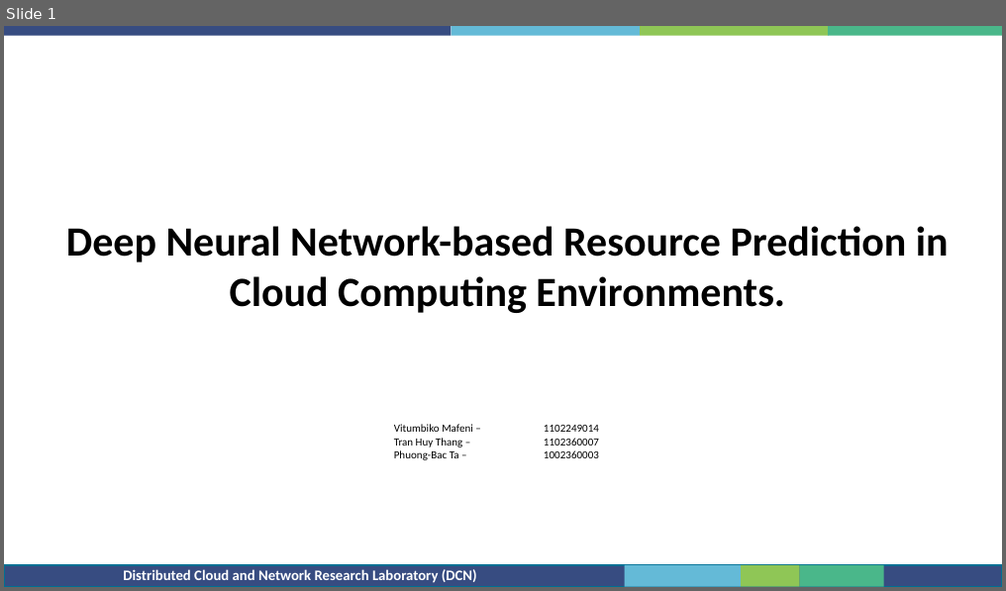
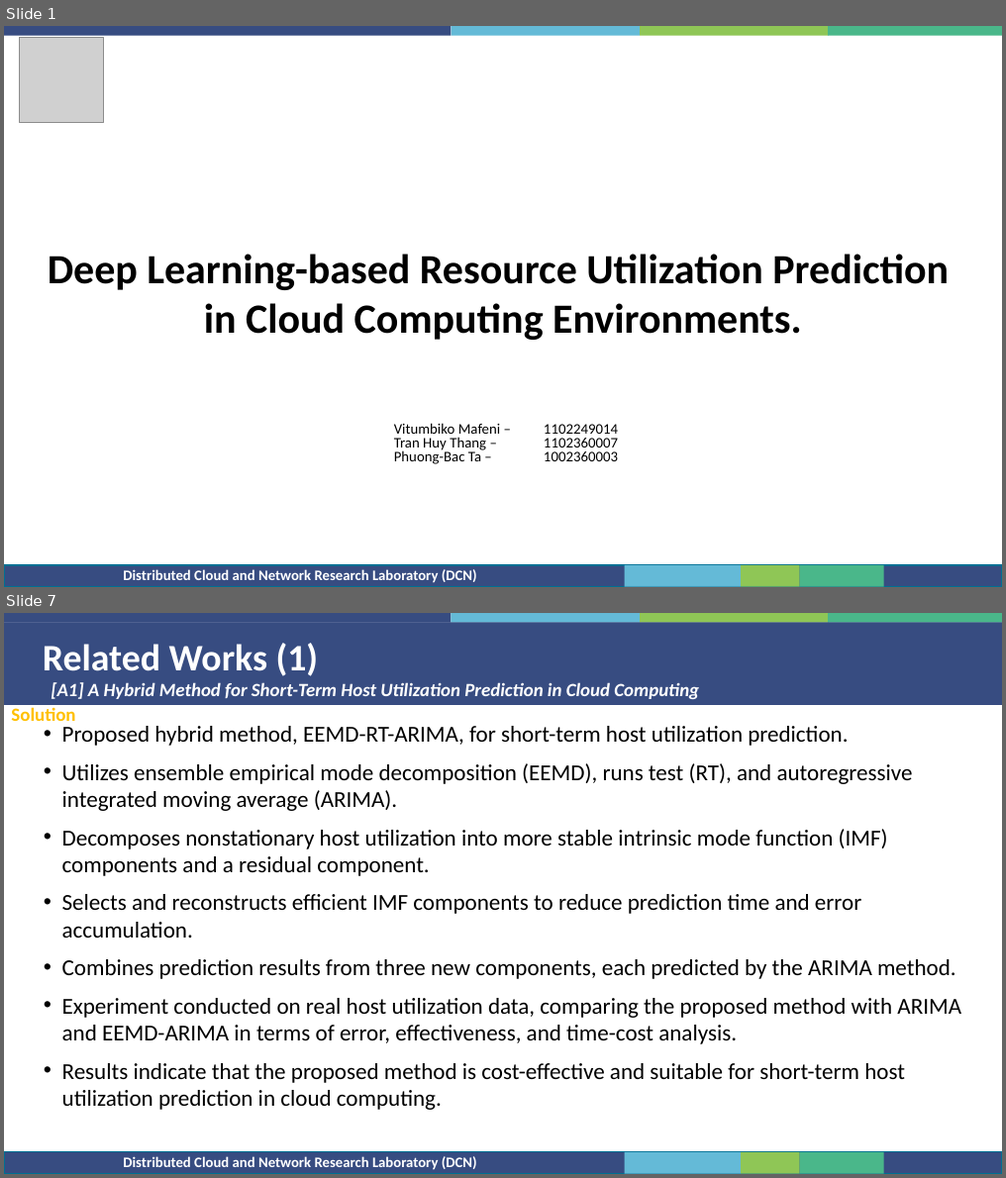
Before and after one commit to bactp/ml-class-project-20232, a slide deck: Integrated-Project.pptx. Shown one above the other, each under a label of ours: slide 1 before the commit, slides 1 and 7 after it; the slides between them are not shown. The pictures are 1006x591 and 1006x1178 pixels, drawn with LibreOffice and Linux fonts; fonts in the diff are those of the drawing; grey boxes stand for pictures; background and template pictures are left out. Boxes give left, top, right and bottom in pixels: in the first picture for what was removed or moved away, otherwise in the second. Text is boxed around its words. In the diff, an @@ line names an element or a change of style, - is before the commit and + after.

```diff
--- a/Integrated-Project.pptx
+++ b/Integrated-Project.pptx
@@ slide 7 added at [4, 613, 1002, 1174], background #FFFFFF; not listed: 7 template elements that a slide beside it also shows @@
@@ rectangle added at [4, 622, 1002, 704], fill #384C81 @@
@@ text added at [43, 643, 319, 676], 36 pt, text #FFFFFF, bold @@
+Related Works (1)
@@ title added at [51, 682, 699, 699], 18 pt, text #FFFFFF, bold, italic @@
+[A1] A Hybrid Method for Short-Term Host Utilization Prediction in Cloud Computing
@@ text added at [11, 707, 75, 721], 18 pt, text #FFC000, bold @@
+Solution
@@ text added at [62, 726, 961, 1110], 22 pt, text #000000 @@
+• Proposed hybrid method, EEMD-RT-ARIMA, for short-term host utilization prediction.
+• Utilizes ensemble empirical mode decomposition (EEMD), runs test (RT), and autoregressive integrated moving average (ARIMA).
+• Decomposes nonstationary host utilization into more stable intrinsic mode function (IMF) components and a residual component.
+• Selects and reconstructs efficient IMF components to reduce prediction time and error accumulation.
+• Combines prediction results from three new components, each predicted by the ARIMA method.
+• Experiment conducted on real host utilization data, comparing the proposed method with ARIMA and EEMD-ARIMA in terms of error, effectiveness, and time-cost analysis.
+• Results indicate that the proposed method is cost-effective and suitable for short-term host utilization prediction in cloud computing.
@@ rectangle added at [4, 1153, 1002, 1174], fill #384C81, outline #006F93 1 pt @@
@@ text added at [123, 1157, 477, 1170], 14 pt, text #FFFFFF, bold @@
+Distributed Cloud and Network Research Laboratory (DCN)
@@ slide 1 changed as well @@
@@ picture added at [20, 38, 104, 123] @@
@@ text at [48, 254, 948, 340]: text changed @@
-Deep Neural Network-based Resource Prediction in Cloud Computing Environments.
+Deep Learning-based Resource Utilization Prediction
+in Cloud Computing Environments.
@@ text "Vitumbiko Mafeni – 1102249014" at [394, 423, 618, 465]: size 10.6 to 14.2 pt; line spacing 1 to 0.8 @@
```
Also in this commit, not shown: 3 other slides changed, 18 other slides added, 4 slides removed.
